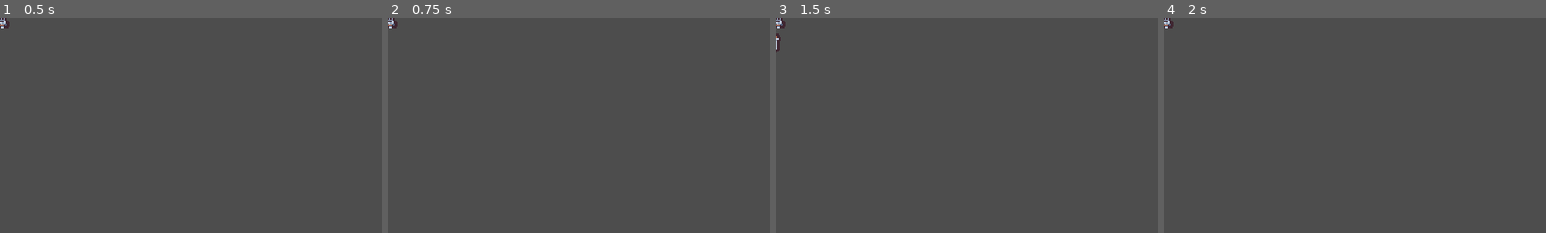
Above: before the commit, frames 1-4 (left to right).
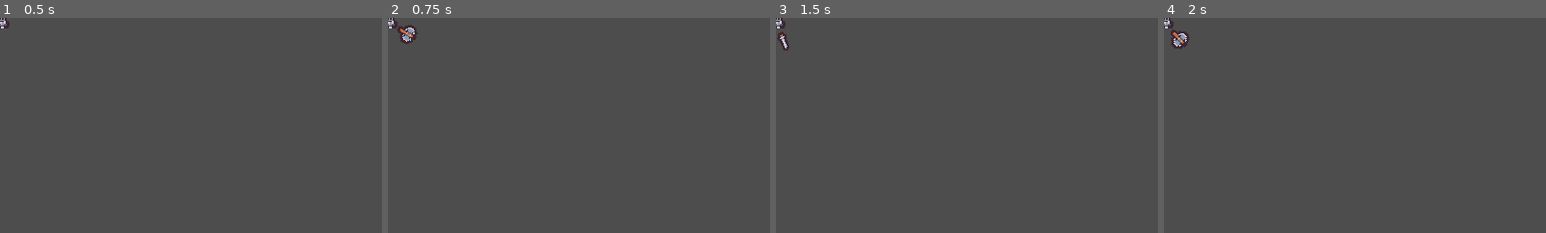
Above: after the commit, the same moments.

Repository: zacryol/two-left-hands
Game: Godot game, scene res://src/player.tscn
Two runs of this game, one before a commit and one after it. Both use one fixed random seed, a clock stepped at 60 frames per second and the inputs below. The project has no main scene, so this scene is started directly.
Inputs:
- Up to frame 1 (0.5 s): no input
- Up to frame 2 (0.75 s): tap Enter at 0.5 s; hold O (move_right) from 0.53 s (still down); hold E (action3) from 0.53 s (still down)
- Up to frame 3 (1.5 s): tap Space at 1.25 s; release O (move_right) at 1.28 s; release E (action3) at 1.28 s; hold U (move_down) from 1.28 s (still down); tap V (action1) at 1.35 s
- Up to frame 4 (2 s): keep holding U (move_down); tap E (action3) at 1.55 s
The pictures show only the part of the screen within x 0-50%, y 0-50%; the shares and areas given below are measured in that part.

Frame 1 is identical in both runs. In frame 2, 0.3% of the frame differs, in the area x 2-8%, y 3-13%; in frame 3, 0.2%; in frame 4, 0.3%.

Commit message:
added axe attack

Diff:
--- a/gdproj/src/player.gd
+++ b/gdproj/src/player.gd
@@ -16,6 +16,8 @@
 	elif event.is_action_pressed(&"action2") and \
 			_state_machine.get_current_node() == &"Standard":
 		_throw_knife()
+	elif event.is_action_pressed(&"action3"):
+		_state_machine.travel(&"AxeAttack")
 
 
 func _physics_process(_delta: float) -> void:
@@ -36,6 +38,7 @@
 	_anim_tree.set(&"parameters/Standard/blend_position", pos)
 	if pos.length_squared() > 0.1:
 		_anim_tree.set(&"parameters/Attack/dir/blend_position", pos)
+		_anim_tree.set(&"parameters/AxeAttack/dir/blend_position", pos)
 
 
 ## Returns the direction to attack in, determined by the Attack blend position
--- a/gdproj/src/player.tscn
+++ b/gdproj/src/player.tscn
@@ -67,6 +67,42 @@
 "transitions": PackedFloat32Array(1),
 "update": 1,
 "values": [true]
+}
+tracks/5/type = "value"
+tracks/5/imported = false
+tracks/5/enabled = true
+tracks/5/path = NodePath("Axe/Sprite2D:visible")
+tracks/5/interp = 1
+tracks/5/loop_wrap = true
+tracks/5/keys = {
+"times": PackedFloat32Array(0),
+"transitions": PackedFloat32Array(1),
+"update": 1,
+"values": [false]
+}
+tracks/6/type = "value"
+tracks/6/imported = false
+tracks/6/enabled = true
+tracks/6/path = NodePath("Axe/Area2D/CollisionShape2D:disabled")
+tracks/6/interp = 1
+tracks/6/loop_wrap = true
+tracks/6/keys = {
+"times": PackedFloat32Array(0),
+"transitions": PackedFloat32Array(1),
+"update": 1,
+"values": [true]
+}
+tracks/7/type = "value"
+tracks/7/imported = false
+tracks/7/enabled = true
+tracks/7/path = NodePath("Axe:rotation")
+tracks/7/interp = 1
+tracks/7/loop_wrap = true
+tracks/7/keys = {
+"times": PackedFloat32Array(0),
+"transitions": PackedFloat32Array(1),
+"update": 0,
+"values": [0.0]
 }
 
 [sub_resource type="Animation" id="Animation_fvsus"]
@@ -97,6 +133,69 @@
 "values": [false, true]
 }
 
+[sub_resource type="Animation" id="Animation_anc7f"]
+resource_name = "axe_attack"
+length = 0.85
+step = 0.05
+tracks/0/type = "value"
+tracks/0/imported = false
+tracks/0/enabled = true
+tracks/0/path = NodePath("Axe/Sprite2D:visible")
+tracks/0/interp = 1
+tracks/0/loop_wrap = true
+tracks/0/keys = {
+"times": PackedFloat32Array(0, 0.8),
+"transitions": PackedFloat32Array(1, 1),
+"update": 1,
+"values": [true, false]
+}
+tracks/1/type = "value"
+tracks/1/imported = false
+tracks/1/enabled = true
+tracks/1/path = NodePath("Axe/Area2D/CollisionShape2D:disabled")
+tracks/1/interp = 1
+tracks/1/loop_wrap = true
+tracks/1/keys = {
+"times": PackedFloat32Array(0.05, 0.75),
+"transitions": PackedFloat32Array(1, 1),
+"update": 1,
+"values": [false, true]
+}
+
+[sub_resource type="Animation" id="Animation_vg8eu"]
+resource_name = "axe_swing_down"
+length = 0.8
+step = 0.05
+tracks/0/type = "value"
+tracks/0/imported = false
+tracks/0/enabled = true
+tracks/0/path = NodePath("Axe:rotation")
+tracks/0/interp = 1
+tracks/0/loop_wrap = true
+tracks/0/keys = {
+"times": PackedFloat32Array(0, 0.05, 0.75, 0.8),
+"transitions": PackedFloat32Array(1, 1, 1, 1),
+"update": 0,
+"values": [0.0, 0.0, 3.14159, 3.14159]
+}
+
+[sub_resource type="Animation" id="Animation_euk83"]
+resource_name = "axe_swing_right"
+length = 0.8
+step = 0.05
+tracks/0/type = "value"
+tracks/0/imported = false
+tracks/0/enabled = true
+tracks/0/path = NodePath("Axe:rotation")
+tracks/0/interp = 1
+tracks/0/loop_wrap = true
+tracks/0/keys = {
+"times": PackedFloat32Array(0, 0.05, 0.75, 0.8),
+"transitions": PackedFloat32Array(1, 1, 1, 1),
+"update": 0,
+"values": [-1.5708, -1.5708, 1.5708, 1.5708]
+}
+
 [sub_resource type="Animation" id="Animation_17q46"]
 resource_name = "idle"
 length = 0.01
@@ -255,10 +354,49 @@
 "values": [3.92699, 5.49779]
 }
 
+[sub_resource type="Animation" id="Animation_tyway"]
+resource_name = "axe_swing_left"
+length = 0.8
+step = 0.05
+tracks/0/type = "value"
+tracks/0/imported = false
+tracks/0/enabled = true
+tracks/0/path = NodePath("Axe:rotation")
+tracks/0/interp = 1
+tracks/0/loop_wrap = true
+tracks/0/keys = {
+"times": PackedFloat32Array(0, 0.05, 0.75, 0.8),
+"transitions": PackedFloat32Array(1, 1, 1, 1),
+"update": 0,
+"values": [1.5708, 1.5708, 4.71239, 4.71239]
+}
+
+[sub_resource type="Animation" id="Animation_re0ji"]
+resource_name = "axe_swing_up"
+length = 0.8
+step = 0.05
+tracks/0/type = "value"
+tracks/0/imported = false
+tracks/0/enabled = true
+tracks/0/path = NodePath("Axe:rotation")
+tracks/0/interp = 1
+tracks/0/loop_wrap = true
+tracks/0/keys = {
+"times": PackedFloat32Array(0, 0.05, 0.75, 0.8),
+"transitions": PackedFloat32Array(1, 1, 1, 1),
+"update": 0,
+"values": [-3.14159, -3.14159, 0.0, 0.0]
+}
+
 [sub_resource type="AnimationLibrary" id="AnimationLibrary_d66mu"]
 _data = {
 "RESET": SubResource("Animation_w4sym"),
 "attack": SubResource("Animation_fvsus"),
+"axe_attack": SubResource("Animation_anc7f"),
+"axe_swing_down": SubResource("Animation_vg8eu"),
+"axe_swing_left": SubResource("Animation_tyway"),
+"axe_swing_right": SubResource("Animation_euk83"),
+"axe_swing_up": SubResource("Animation_re0ji"),
 "idle": SubResource("Animation_17q46"),
 "move_left": SubResource("Animation_uuij1"),
 "move_right": SubResource("Animation_sb0ir"),
@@ -307,6 +445,47 @@
 nodes/attack/position = Vector2(-186.454, 240.519)
 nodes/dir/node = SubResource("AnimationNodeBlendSpace2D_p6w6k")
 nodes/dir/position = Vector2(-360, 40)
+node_connections = [&"output", 0, &"Blend2", &"Blend2", 0, &"dir", &"Blend2", 1, &"attack"]
+
+[sub_resource type="AnimationNodeBlend2" id="AnimationNodeBlend2_sqtkq"]
+filter_enabled = true
+filters = ["Axe/Area2D/CollisionShape2D:disabled", "Axe/Sprite2D:visible"]
+
+[sub_resource type="AnimationNodeAnimation" id="AnimationNodeAnimation_k52lm"]
+animation = &"axe_attack"
+
+[sub_resource type="AnimationNodeAnimation" id="AnimationNodeAnimation_dxtjd"]
+animation = &"axe_swing_down"
+
+[sub_resource type="AnimationNodeAnimation" id="AnimationNodeAnimation_rvqd7"]
+animation = &"axe_swing_up"
+
+[sub_resource type="AnimationNodeAnimation" id="AnimationNodeAnimation_0be41"]
+animation = &"axe_swing_right"
+
+[sub_resource type="AnimationNodeAnimation" id="AnimationNodeAnimation_a4wi7"]
+animation = &"axe_swing_left"
+
+[sub_resource type="AnimationNodeBlendSpace2D" id="AnimationNodeBlendSpace2D_jowam"]
+blend_point_0/node = SubResource("AnimationNodeAnimation_dxtjd")
+blend_point_0/pos = Vector2(0, 1)
+blend_point_1/node = SubResource("AnimationNodeAnimation_rvqd7")
+blend_point_1/pos = Vector2(0, -1)
+blend_point_2/node = SubResource("AnimationNodeAnimation_0be41")
+blend_point_2/pos = Vector2(1, 0)
+blend_point_3/node = SubResource("AnimationNodeAnimation_a4wi7")
+blend_point_3/pos = Vector2(-1, 0)
+blend_mode = 1
+
+[sub_resource type="AnimationNodeBlendTree" id="AnimationNodeBlendTree_fwirh"]
+graph_offset = Vector2(-62, -105)
+nodes/Blend2/node = SubResource("AnimationNodeBlend2_sqtkq")
+nodes/Blend2/position = Vector2(560, 40)
+nodes/attack/node = SubResource("AnimationNodeAnimation_k52lm")
+nodes/attack/position = Vector2(340, 120)
+nodes/dir/node = SubResource("AnimationNodeBlendSpace2D_jowam")
+nodes/dir/position = Vector2(280, -80)
+nodes/output/position = Vector2(780, 80)
 node_connections = [&"output", 0, &"Blend2", &"Blend2", 0, &"dir", &"Blend2", 1, &"attack"]
 
 [sub_resource type="AnimationNodeAnimation" id="AnimationNodeAnimation_sy56u"]
@@ -345,12 +524,20 @@
 switch_mode = 2
 auto_advance = true
 
+[sub_resource type="AnimationNodeStateMachineTransition" id="AnimationNodeStateMachineTransition_h0d57"]
+
+[sub_resource type="AnimationNodeStateMachineTransition" id="AnimationNodeStateMachineTransition_67p5y"]
+switch_mode = 2
+auto_advance = true
+
 [sub_resource type="AnimationNodeStateMachine" id="AnimationNodeStateMachine_iqxnw"]
 states/Attack/node = SubResource("AnimationNodeBlendTree_mw1fj")
 states/Attack/position = Vector2(697, 61)
+states/AxeAttack/node = SubResource("AnimationNodeBlendTree_fwirh")
+states/AxeAttack/position = Vector2(697, 173)
 states/Standard/node = SubResource("AnimationNodeBlendSpace2D_jjpb5")
 states/Standard/position = Vector2(525, 100)
-transitions = ["Start", "Standard", SubResource("AnimationNo …(152 unchanged characters)… mationNodeStateMachineTransition_08k5r")]
+transitions = ["Start", "Standard", SubResource("AnimationNo …(152 unchanged characters)… mationNodeStateMachineTransition_08k5r"), "Standard", "AxeAttack", SubResource("AnimationNodeStateMachineTransition_h0d57"), "AxeAttack", "Standard", SubResource("AnimationNodeStateMachineTransition_67p5y")]
 
 [sub_resource type="AnimationNodeStateMachinePlayback" id="AnimationNodeStateMachinePlayback_xixy8"]
 
@@ -358,7 +545,10 @@
 radius = 5.0
 height = 16.0
 
+[sub_resource type="CircleShape2D" id="CircleShape2D_mr7cp"]
+
 [node name="Player" type="CharacterBody2D"]
+texture_filter = 1
 motion_mode = 1
 script = ExtResource("1_1rc78")
 
@@ -386,6 +576,8 @@
 parameters/playback = SubResource("AnimationNodeStateMachinePlayback_xixy8")
 parameters/Attack/Blend2/blend_amount = 1.0
 parameters/Attack/dir/blend_position = Vector2(0, 0)
+parameters/AxeAttack/Blend2/blend_amount = 1.0
+parameters/AxeAttack/dir/blend_position = Vector2(0, 0)
 parameters/Standard/blend_position = Vector2(0, 0)
 
 [node name="Sword" type="Node2D" parent="."]
@@ -407,3 +599,22 @@
 rotation = -1.5708
 shape = SubResource("CapsuleShape2D_mk8vq")
 disabled = true
+
+[node name="Axe" type="Node2D" parent="."]
+position = Vector2(0, 4)
+
+[node name="Sprite2D" type="Sprite2D" parent="Axe"]
+visible = false
+position = Vector2(18, 0)
+rotation = 1.5708
+texture = ExtResource("2_b0yg7")
+region_enabled = true
+region_rect = Rect2(160, 143, 16.3725, 17.497)
+
+[node name="Area2D" type="Area2D" parent="Axe"]
+position = Vector2(17, 0)
+metadata/_edit_group_ = true
+
+[node name="CollisionShape2D" type="CollisionShape2D" parent="Axe/Area2D"]
+shape = SubResource("CircleShape2D_mr7cp")
+disabled = true
Not shown: 1 places in gdproj/src/player.tscn that only renumber resources
